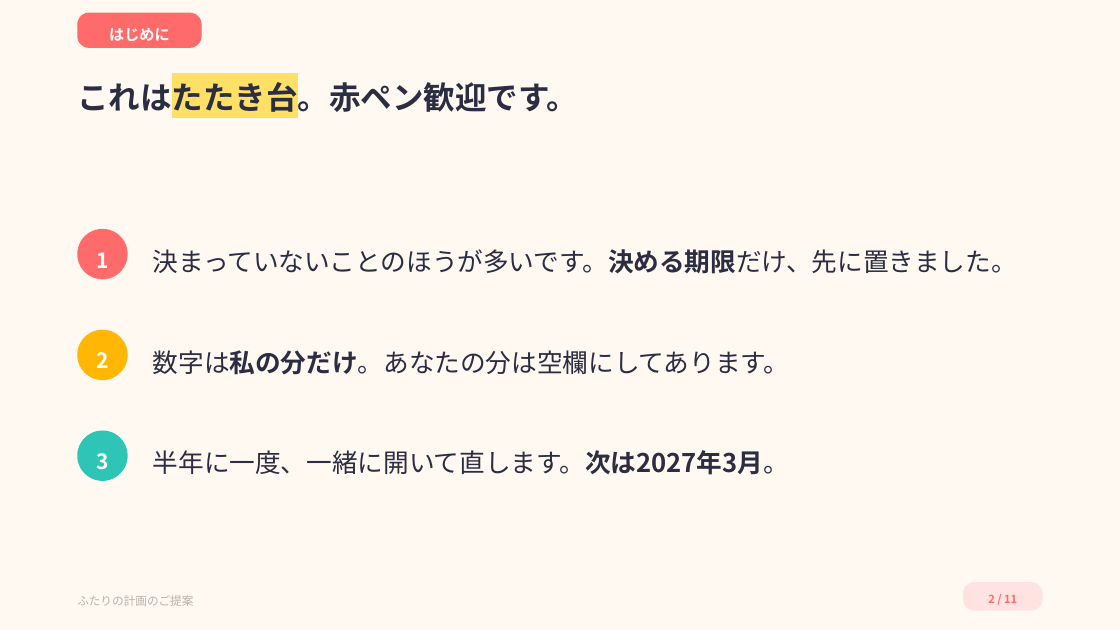
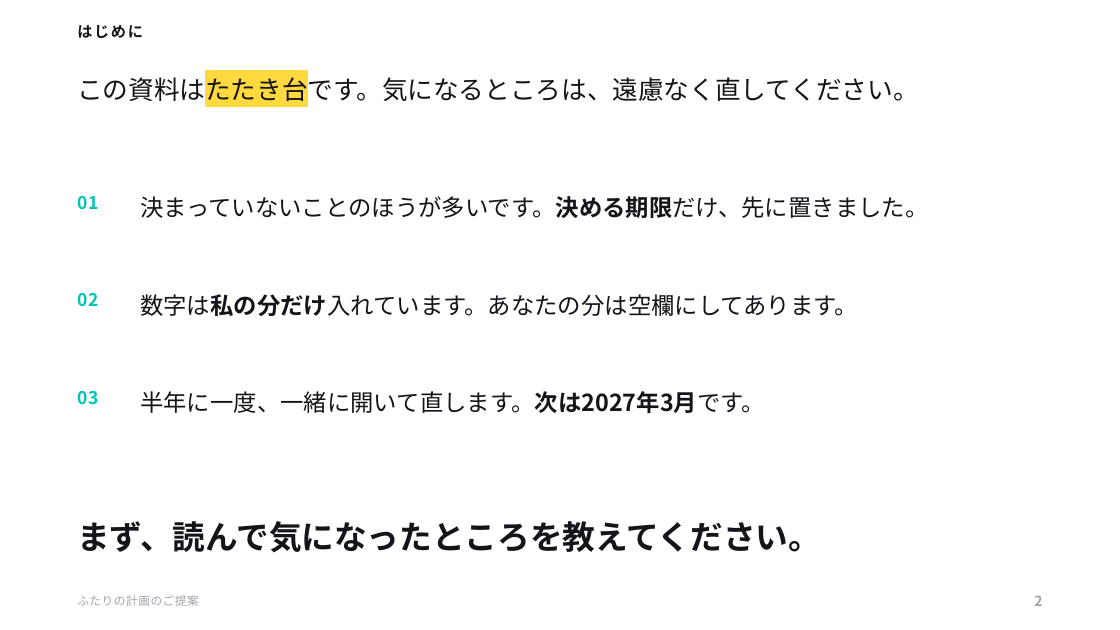
Before and after one commit to ayaka1933-glitch/portfolio, a slide deck: slide 2 of proposal/ふたりの計画のご提案.pptx. Drawn at 1120x630 pixels with LibreOffice and Linux fonts; fonts in the diff are those of the drawing. Boxes give left, top, right and bottom in pixels: in the first picture for what was removed or moved away, otherwise in the second. Text is boxed around its words. In the diff, an @@ line names an element or a change of style, - is before the commit and + after.

```diff
--- a/proposal/ふたりの計画のご提案.pptx
+++ b/proposal/ふたりの計画のご提案.pptx
@@ background #FFF9F2 to #FFFFFF @@
@@ text "はじめに": place and size @@
-text "はじめに" at [77, 13, 202, 48]
+text "はじめに" at [77, 25, 143, 38]
@@ text "はじめに" at [77, 25, 143, 38]: text colour #FFFFFF to #14141A, letter spacing 0 to 1.5 pt; alignment centre to left; vertical alignment middle to top; fill #FF6B6B to none @@
@@ text at [77, 73, 918, 106]: text changed; size 27 to 22 pt; text colour #2B2D42 to #14141A; bold off @@
-これはたたき台。赤ペン歓迎です。
+この資料はたたき台です。気になるところは、遠慮なく直してください。
@@ text "決まっていないことのほうが多いです。決める期限だけ、先に置きました。": place and size @@
-text "決まっていないことのほうが多いです。決める期限だけ、先に置きました。" at [153, 249, 1017, 274]
+text "決まっていないことのほうが多いです。決める期限だけ、先に置きました。" at [140, 196, 928, 218]
@@ text "決まっていないことのほうが多いです。決める期限だけ、先に置きました。" at [140, 196, 928, 218]: size 22 to 20 pt, text colour #2B2D42 to #14141A; line spacing 1.6 to 1.7 @@
@@ text added at [77, 196, 99, 209], 15 pt, text #00C4B3, bold @@
+01
@@ ellipse removed at [77, 229, 128, 280] @@
-1
@@ text added at [77, 293, 99, 306], 15 pt, text #00C4B3, bold @@
+02
@@ text at [140, 294, 858, 316]: text changed; size 22 to 20 pt; text colour #2B2D42 to #14141A @@
-数字は私の分だけ。あなたの分は空欄にしてあります。
+数字は私の分だけ入れています。あなたの分は空欄にしてあります。
@@ ellipse removed at [77, 329, 128, 380] @@
-2
@@ text added at [77, 391, 99, 405], 15 pt, text #00C4B3, bold @@
+03
@@ text at [140, 391, 765, 413]: text changed; size 22 to 20 pt; text colour #2B2D42 to #14141A @@
-半年に一度、一緒に開いて直します。次は2027年3月。
+半年に一度、一緒に開いて直します。次は2027年3月です。
@@ ellipse removed at [77, 430, 128, 481] @@
-3
@@ text added at [77, 521, 821, 552], 28 pt, text #14141A, bold @@
+まず、読んで気になったところを教えてください。
@@ text "ふたりの計画のご提案" at [77, 595, 199, 606]: text colour #B8B2A8 to #A3A3AE, letter spacing 0 to 0.5 pt @@
@@ text "2": place and size @@
-text "2" at [963, 582, 1043, 611]
+text "2" at [1034, 595, 1042, 606]
@@ text "2" at [1034, 595, 1042, 606]: vertical alignment middle to top; fill #FFE3E0 to none @@
@@ text at [1034, 595, 1042, 606]: text changed; size 9.5 to 12 pt; text colour #FF6B6B to #A3A3AE @@
-2 / 11
+2
```
Also in this commit, not shown: 10 other slides changed, 4 other files.
